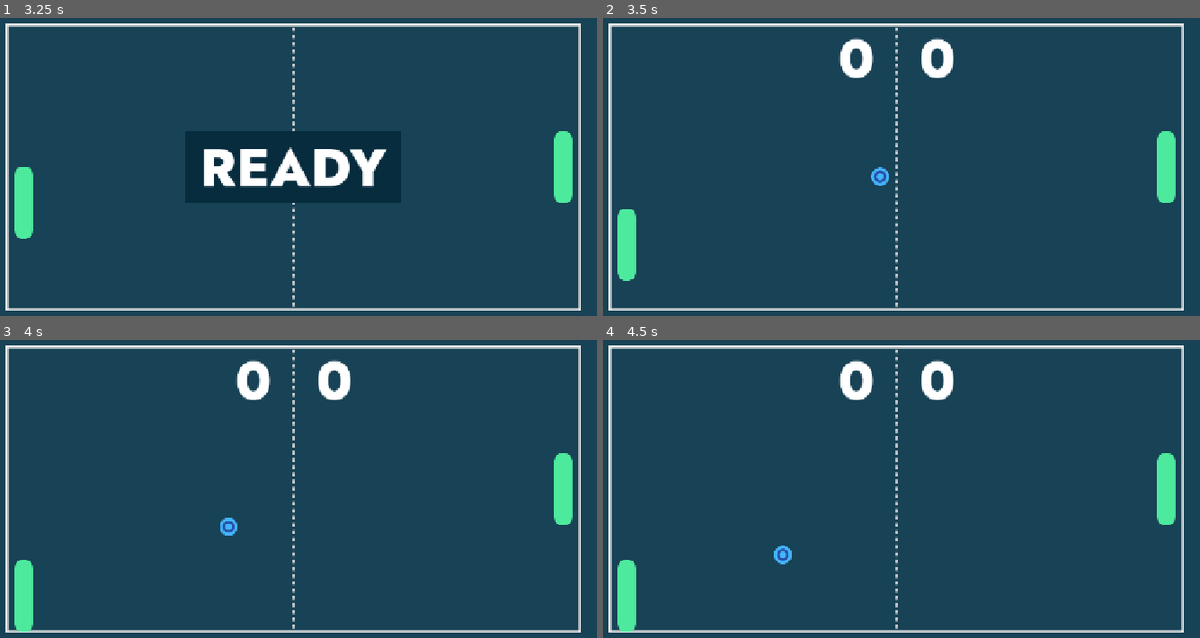
Above: before the commit, frames 1-4 (two rows, left to right).
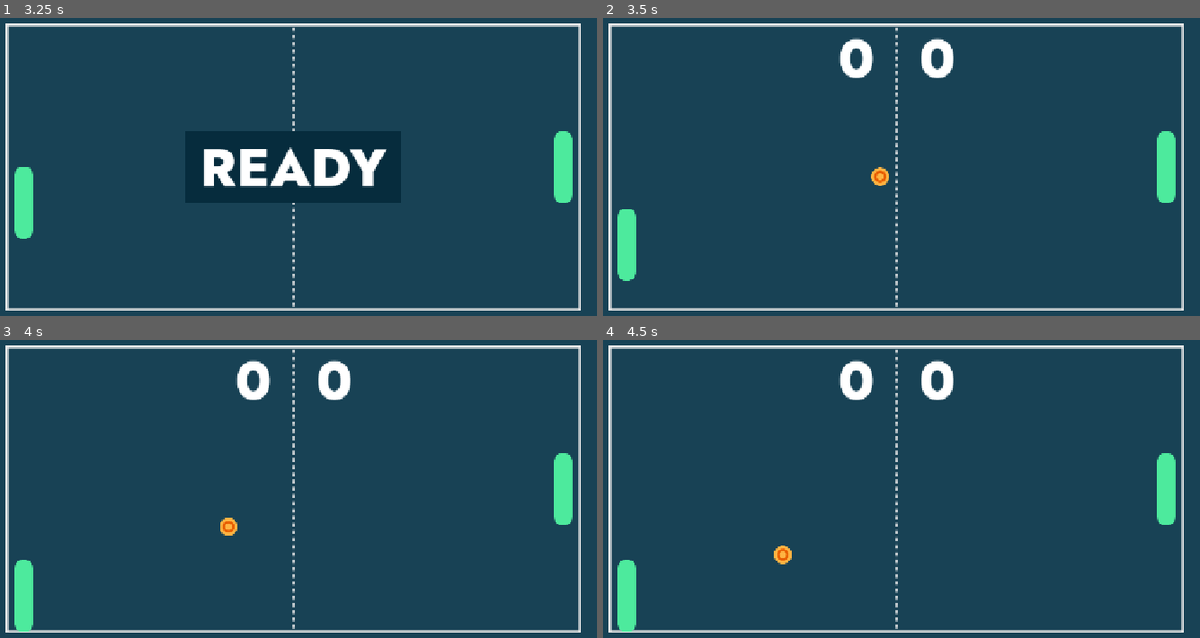
Above: after the commit, the same moments.

Repository: cf-Le3/pong-plus
Game: Godot game, scene res://main/main.tscn
The game is run twice, just before and just after one commit, with the same random seed, the same clock (stepped at 60 frames per second) and the same inputs.
Inputs:
- Up to frame 1 (3.25 s): click "PLAY" at 0.5 s; click "VS CPU" at 1.25 s; tap Enter at 2 s; hold Right (ui_right) 2.03-2.78 s; hold Down (down_player2) 2.03-2.78 s; tap Space at 2.75 s; hold S (down_player1) from 2.78 s (still down); tap Down (down_player2) at 2.85 s
- Up to frame 2 (3.5 s): keep holding S (down_player1)
- Up to frame 3 (4 s): release S (down_player1) at 3.53 s; hold Right (ui_right) from 3.53 s (still down); hold Down (down_player2) from 3.53 s (still down)
- Up to frame 4 (4.5 s): release Right (ui_right) at 4.28 s; release Down (down_player2) at 4.28 s; hold Up (ui_up) from 4.28 s (still down); tap Down (down_player2) at 4.35 s

Frame 1 is identical in both runs. In frame 2, 0.2% of the frame differs, in the area x 44-48%, y 50-57%; in frame 3, 0.1%; in frame 4, 0.2%, in the area x 28-32%, y 68-76%.

Commit message:
Refactor "BallSpawner" class
Variables related to ball behaviors are now truly private and allowed to be modified publicly through the relevant function.
Textures are now preloaded and stored across two arrays. Accordingly, the ball's texture is now only assigned upon assigning effects.

Diff:
--- a/Pong Plus/gameplay/ball_spawner/ball_spawner.gd
+++ b/Pong Plus/gameplay/ball_spawner/ball_spawner.gd
@@ -2,23 +2,22 @@
 extends Node2D
 
 signal spawned(ball: Ball)
+
 @export var _ball_scene: PackedScene
-
-var init_colliding_balls_enabled := false
-var init_magic_balls_enabled := false
 
 var _initial_angles := [45*PI/180, 60*PI/180, 75*PI/180]
 var _initial_angles_offsets := [0, PI/2, PI, 3*PI/2]
-var _textures : Array[Texture]
+var _textures_normal: Array[Texture] = [preload("res://gameplay/ball_spawner/assets_textures/ball1.png"), preload("res://gameplay/ball_spawner/assets_textures/ball2.png"), preload("res://gameplay/ball_spawner/assets_textures/ball3.png")]
+var _textures_magic: Array[Texture] = [preload("res://gameplay/ball_spawner/assets_textures/ball_normal.png"), preload("res://gameplay/ball_spawner/assets_textures/ball_grow.png"), preload("res://gameplay/ball_spawner/assets_textures/ball_shrink.png")]
 var _balls_spawned := 0
+var _colliding_balls_enabled: bool
+var _magic_balls_enabled: bool
 
 const _NO_UNIQUE_BALLS := 3
 
-func _ready() -> void:
-	if init_magic_balls_enabled:
-		_textures = [load("res://gameplay/ball_spawner/assets_textures/ball_normal.png"), load("res://gameplay/ball_spawner/assets_textures/ball_grow.png"), load("res://gameplay/ball_spawner/assets_textures/ball_shrink.png")]
-	else:
-		_textures = [load("res://gameplay/ball_spawner/assets_textures/ball1.png"), load("res://gameplay/ball_spawner/assets_textures/ball2.png"), load("res://gameplay/ball_spawner/assets_textures/ball3.png")]
+func configure_ball_behaviors(colliding_balls_enabled: bool, magic_balls_enabled: bool) -> void:
+	_colliding_balls_enabled = colliding_balls_enabled
+	_magic_balls_enabled = magic_balls_enabled
 
 func spawn_ball() -> void:
 	_balls_spawned += 1
@@ -30,14 +29,15 @@
 
 	ball.init_pos = $BallSpawnPoint.global_position
 	ball.init_dir = _initial_angles[_balls_spawned%_NO_UNIQUE_BALLS] + _initial_angles_offsets.pick_random()
-	ball.init_texture = _textures[rand_index]
 
-	if init_colliding_balls_enabled:
+	if _colliding_balls_enabled:
 		ball.enable_ball_collisions()
 
-	if init_magic_balls_enabled:
+	if _magic_balls_enabled:
 		ball.set_effect(Ball.Effect[Ball.Effect.keys()[rand_index]])
+		ball.init_texture = _textures_magic[rand_index]
 	else:
 		ball.set_effect(Ball.Effect.NORMAL)
+		ball.init_texture = _textures_normal[_balls_spawned%_NO_UNIQUE_BALLS]
 
 	return ball
--- a/Pong Plus/gameplay/game/game.gd
+++ b/Pong Plus/gameplay/game/game.gd
@@ -42,8 +42,7 @@
 			$Paddle2.player = Paddle.Player.CPU_HARD
 
 	_ball_spawner = _ball_spawner_scene.instantiate()
-	_ball_spawner.init_colliding_balls_enabled = game_config.get_ball_collisions_enabled()
-	_ball_spawner.init_magic_balls_enabled = config_resize_enabled
+	_ball_spawner.configure_ball_behaviors(game_config.get_ball_collisions_enabled(), config_resize_enabled)
 	_ball_spawner.connect("spawned", _on_ball_spawner_spawned)
 	_ball_spawner.global_position = Vector2(viewport_w/2, viewport_h/2)
 	add_child(_ball_spawner)
